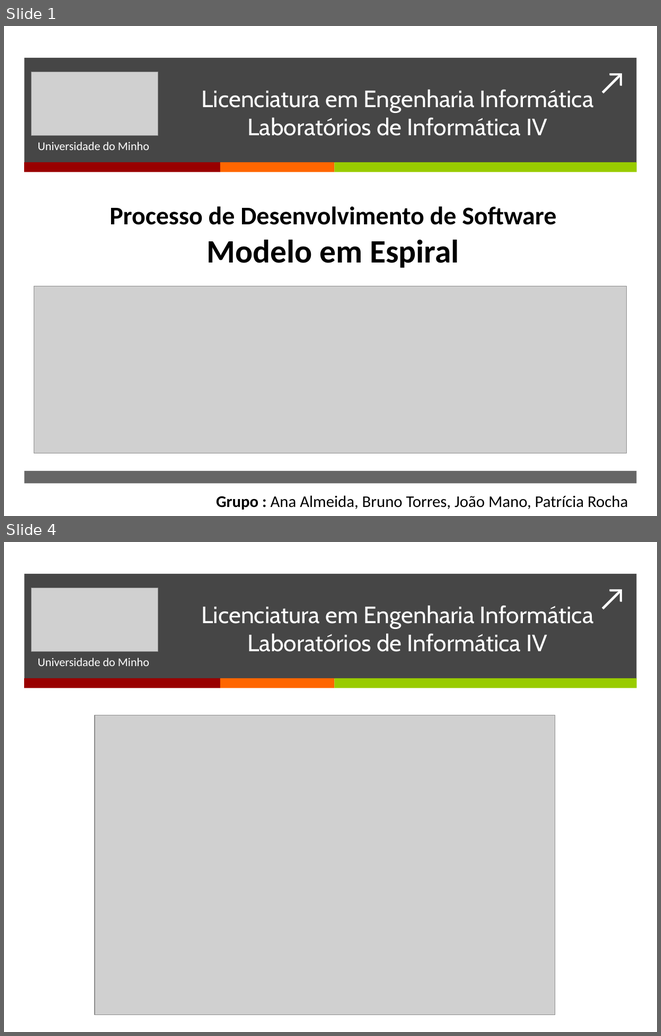
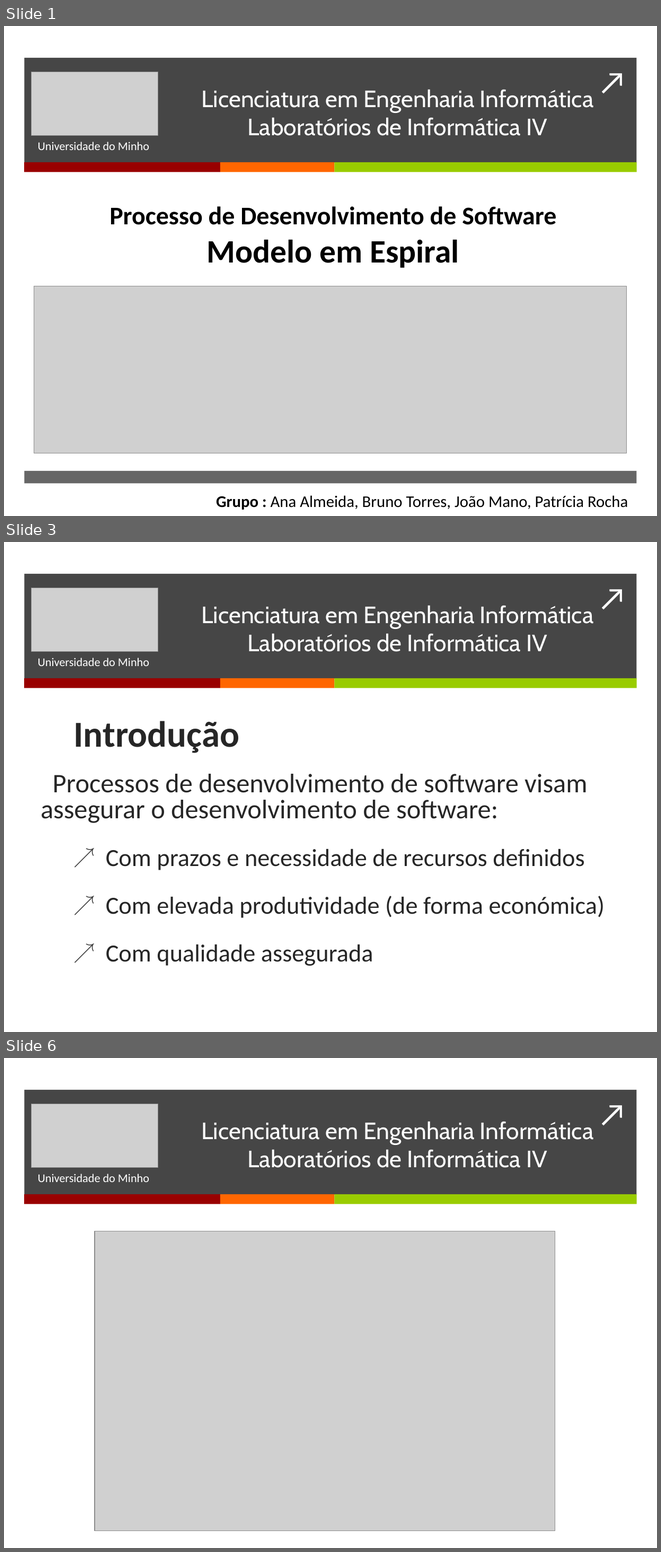
Before and after one commit to BrunoTorres/LI4, a slide deck: Apresentação/Apresentacao.pptx. Shown one above the other, each under a label of ours: slides 1 and 4 before the commit, slides 1, 3 and 6 after it; the slides between them are not shown. The pictures are 661x1036 and 661x1552 pixels, drawn with LibreOffice and Linux fonts; fonts in the diff are those of the drawing; grey boxes stand for pictures. Boxes give left, top, right and bottom in pixels: in the first picture for what was removed or moved away, otherwise in the second. Text is boxed around its words. In the diff, an @@ line names an element or a change of style, - is before the commit and + after.

```diff
--- a/Apresentação/Apresentacao.pptx
+++ b/Apresentação/Apresentacao.pptx
@@ slide 3 added at [4,542,657,1032], background #FFFFFF; not listed: 5 template elements that a slide beside it also shows @@
@@ picture added at [32,588,158,651] @@
@@ text added at [202,605,594,652], 26 pt, text #FFFFFF @@
+Licenciatura em Engenharia Informática
+Laboratórios de Informática IV
@@ subtitle added at [38,658,149,666], 13 pt, text #FFFFFF @@
+Universidade do Minho
@@ text added at [41,721,605,965], 27.1 pt, text #262626 @@
+Introdução
+Processos de desenvolvimento de software visam assegurar o desenvolvimento de software:
+  ↗ Com prazos e necessidade de recursos definidos
+  ↗ Com elevada produtividade (de forma económica)
+  ↗ Com qualidade assegurada
@@ what was slide 4 is now slide 6 @@
```
Also in this commit, not shown: 2 slides changed, 1 other slide added.
